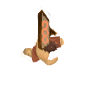
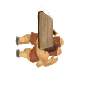
Two versions of the same layered image (90 x 90). Layer-by-layer changes:
hid "Layer 3" over 41, 20, 49, 44
removed layer "Layer 2" over 34, 9, 60, 54
added layer "Layer 2 copy" above "Layer 9" over 34, 9, 60, 54
painted on "Layer 9" over 16, 25, 58, 67
removed layer "4" over 20, 25, 62, 67
added layer "Layer 9 copy" above "Layer 9 copy 2" over 20, 25, 62, 67
added layer "Layer 9 copy 2" above "Layer 9 copy 3" over 16, 25, 60, 68
added layer "Layer 9 copy 3" above "Layer 9 copy 4" over 15, 25, 60, 68
added layer "Layer 9 copy 4" above "Layer 0" over 15, 25, 62, 68
